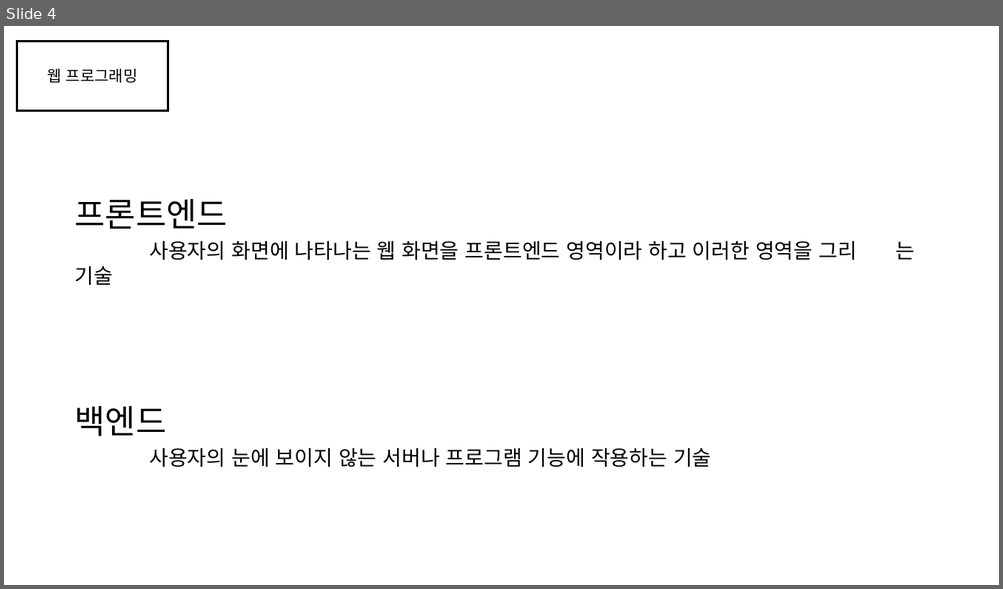
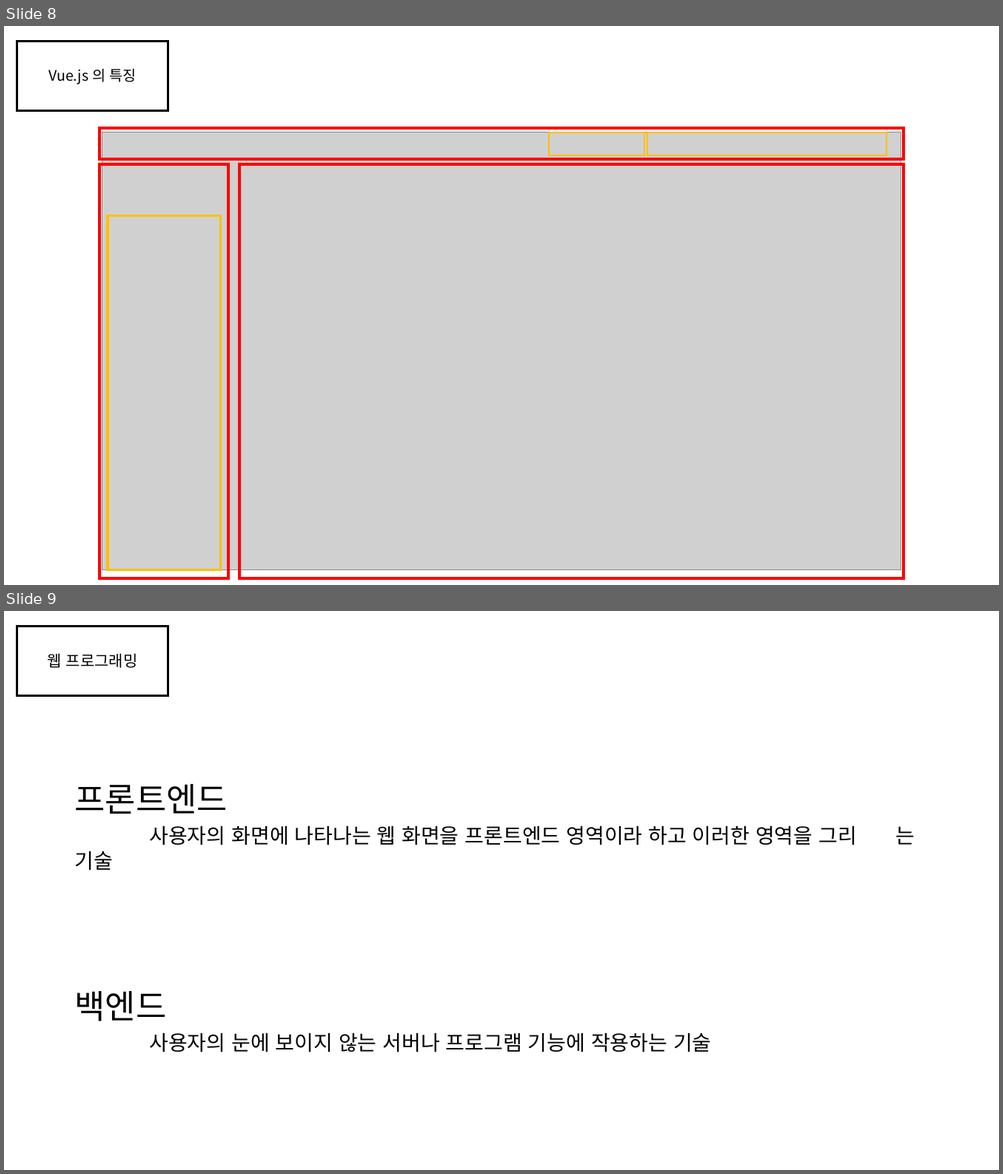
Before and after one commit to gunwoongPark/Seminar, a slide deck: 2021_01_12/세미나2.pptx. Shown one above the other, each under a label of ours: slide 4 before the commit, slides 8 and 9 after it. The pictures are 1003x589 and 1003x1174 pixels, drawn with LibreOffice and Linux fonts; fonts in the diff are those of the drawing; grey boxes stand for pictures. Boxes give left, top, right and bottom in pixels: in the first picture for what was removed or moved away, otherwise in the second. Text is boxed around its words. In the diff, an @@ line names an element or a change of style, - is before the commit and + after.

```diff
--- a/2021_01_12/세미나2.pptx
+++ b/2021_01_12/세미나2.pptx
@@ slide 8 added at bbox=[4, 26, 999, 585], background #FFFFFF @@
@@ rectangle added at bbox=[17, 41, 168, 110], outline #000000 2 pt @@
@@ text added at bbox=[49, 68, 136, 84], 14 pt, text #000000 @@
+Vue.js 의 특징
@@ rectangle added at bbox=[99, 128, 904, 159], outline #FF0000 3 pt @@
@@ picture added at bbox=[102, 132, 901, 571] @@
@@ rectangle added at bbox=[549, 132, 645, 155], outline #FFC000 1.5 pt @@
@@ rectangle added at bbox=[647, 132, 886, 155], outline #FFC000 1.5 pt @@
@@ rectangle added at bbox=[99, 164, 228, 579], outline #FF0000 3 pt @@
@@ rectangle added at bbox=[240, 164, 904, 579], outline #FF0000 3 pt @@
@@ rectangle added at bbox=[108, 215, 220, 571], outline #FFC000 2.25 pt @@
@@ what was slide 4 is now slide 9 @@
```
Also in this commit, not shown: 2 slides changed, 5 other slides added, 1 slide removed.
